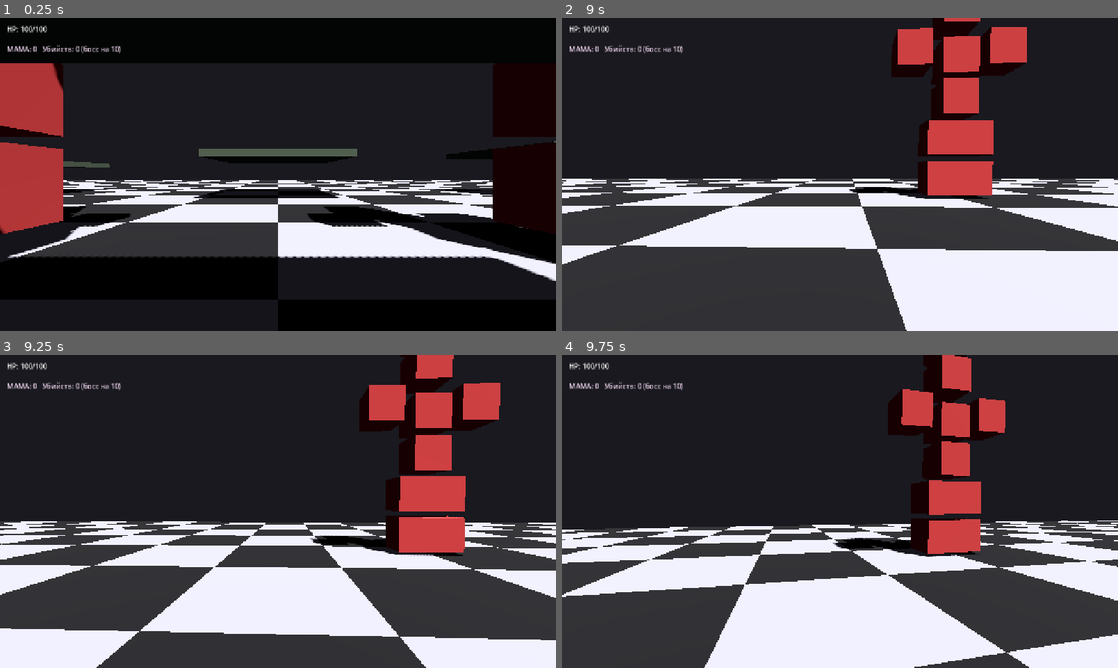
Above: before the commit, frames 1-4 (two rows, left to right).
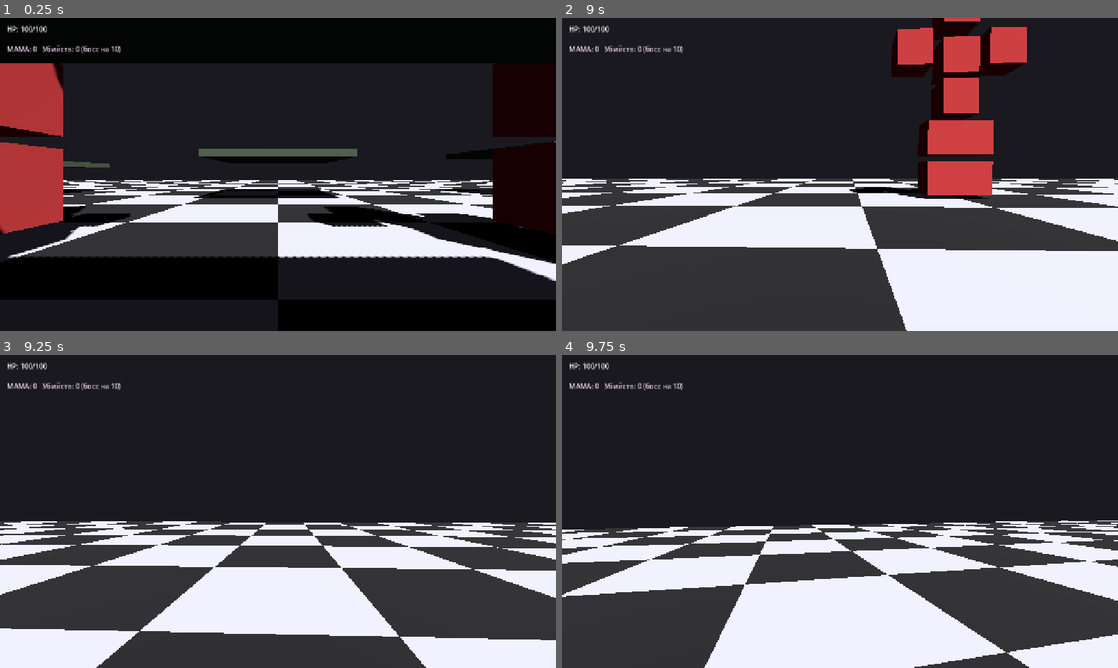
Above: after the commit, the same moments.

Repository: radomirsky/190K-G.O.P
Game: Godot game, scene res://main.tscn
Two runs of this game, one before a commit and one after it. Both use one fixed random seed, a clock stepped at 60 frames per second and the inputs below.
Inputs (mouse positions are in pixels of both pictures, inside the frame that each line leads up to):
- Up to frame 1 (0.25 s): no input
- Up to frame 2 (9 s): tap Enter at 0.5 s; move the mouse to (867, 174) at 0.52 s; hold Ctrl 0.53-1.28 s; hold W 0.53-5.78 s; tap Q at 0.6, 3.05, 3.6, 6.05 s; click (867, 174) at 0.67 s; tap Space at 0.77, 1.52, 3.02, 3.77, 4.52, 6.02, 6.77, 7.52 s; move the mouse to (812, 174) at 1.27 s; tap Ctrl at 1.35, 4.35 s; tap Shift at 1.55, 4.55, 7.55 s; move the mouse to (851, 168) at 2.02 s; hold Shift 2.03-2.78 s; tap C at 2.3, 2.85, 5.3, 6.6, 8.3 s; move the mouse to (834, 180) at 2.77 s; click (834, 180) at 2.92 s; move the mouse to (878, 177) at 3.52 s; hold Ctrl 3.53-4.28 s; move the mouse to (795, 171) at 4.27 s; move the mouse to (845, 174) at 5.02 s; hold Shift 5.03-5.78 s; click (845, 174) at 5.17 s; move the mouse to (817, 168) at 5.77 s; hold D 5.78-6.53 s; tap E at 5.85 s; move the mouse to (867, 174) at 6.52 s; hold Ctrl 6.53-7.28 s; hold W 6.53-8.78 s; move the mouse to (812, 174) at 7.27 s; tap R at 7.35 s; click (812, 174) at 7.42 s; move the mouse to (851, 168) at 8.02 s; tap Z at 8.1 s; move the mouse to (834, 180) at 8.77 s; hold A from 8.78 s (still down); tap X at 8.85 s
- Up to frame 3 (9.25 s): keep holding A; tap Space at 9.02 s; tap Q at 9.05 s
- Up to frame 4 (9.75 s): move the mouse to (878, 514) at 9.52 s; release A at 9.53 s; hold W from 9.53 s (still down); hold Ctrl from 9.53 s (still down); tap Y at 9.6 s; click (878, 514) at 9.67 s

Frames 1-2 are identical in both runs. In frame 3, 9.4% of the frame differs, in the area x 55-90%, y 0-65%; in frame 4, 8.0%.

Commit message:
Очистка карты по клавише Q: снаряды, враги, МАМА, клей; сброс остановки времени
Made-with: Cursor

Diff:
--- a/player.gd
+++ b/player.gd
@@ -694,6 +694,14 @@
 			ThrowablesBudget.brick_shattering_enabled = (
 				not ThrowablesBudget.brick_shattering_enabled
 			)
+			get_viewport().set_input_as_handled()
+		elif (
+			(event.keycode == KEY_Q or event.physical_keycode == KEY_Q)
+			and not (event.ctrl_pressed or Input.is_key_pressed(KEY_CTRL))
+			and not (event.shift_pressed or Input.is_key_pressed(KEY_SHIFT))
+			and _world_actions_input_ok()
+		):
+			_clear_world_objects()
 			get_viewport().set_input_as_handled()
 		elif (
 			event.keycode == KEY_Q
@@ -809,7 +817,12 @@
 
 
 func _clear_world_objects() -> void:
-	# Удаляем динамические объекты: кирпичи/осколки/пирамидки и врагов.
+	# Удаляем динамику на сцене: снаряды, врагов, дроп МАМА, клей между кубами.
+	if GameProgress.world_time_frozen:
+		GameProgress.world_time_frozen = false
+		_world_time_snap.clear()
+	if _held != null and is_instance_valid(_held):
+		_release_held()
 	for node in get_tree().get_nodes_in_group("throwable"):
 		if node is Node:
 			var n := node as Node
@@ -817,6 +830,12 @@
 				continue
 			n.call_deferred("queue_free")
 	for node in get_tree().get_nodes_in_group("enemy"):
+		if node is Node:
+			(node as Node).call_deferred("queue_free")
+	for node in get_tree().get_nodes_in_group("mama_pickup"):
+		if node is Node:
+			(node as Node).call_deferred("queue_free")
+	for node in get_tree().get_nodes_in_group("cube_glue"):
 		if node is Node:
 			(node as Node).call_deferred("queue_free")
 
@@ -1835,6 +1854,7 @@
 	b.angular_velocity = Vector3.ZERO
 	var joint := PinJoint3D.new()
 	joint.name = "CubeGlue_%s" % str(Time.get_ticks_msec())
+	joint.add_to_group("cube_glue")
 	scene.add_child(joint)
 	joint.global_position = (a.global_position + b.global_position) * 0.5
 	joint.node_a = scene.get_path_to(a)
